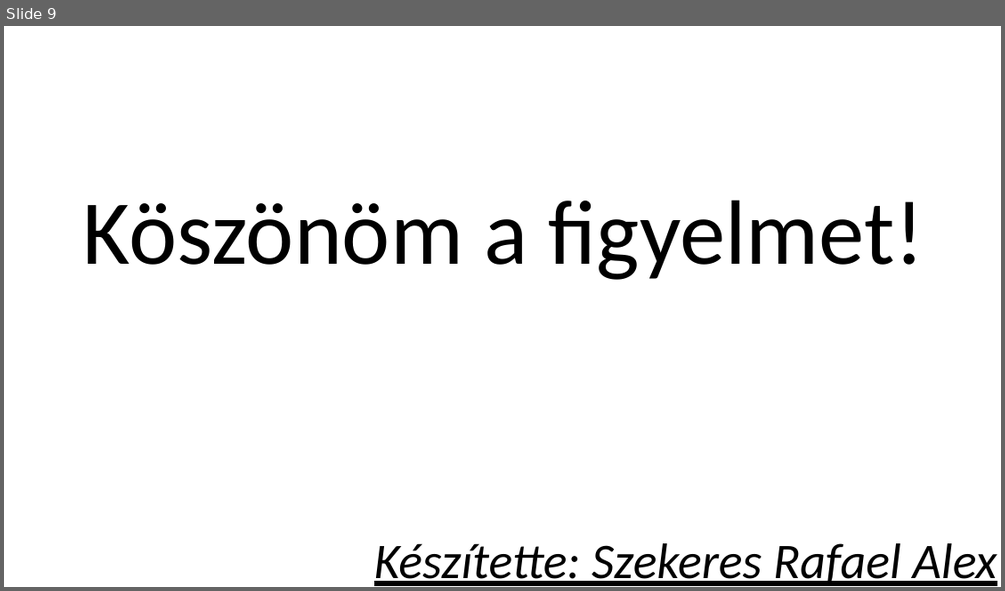
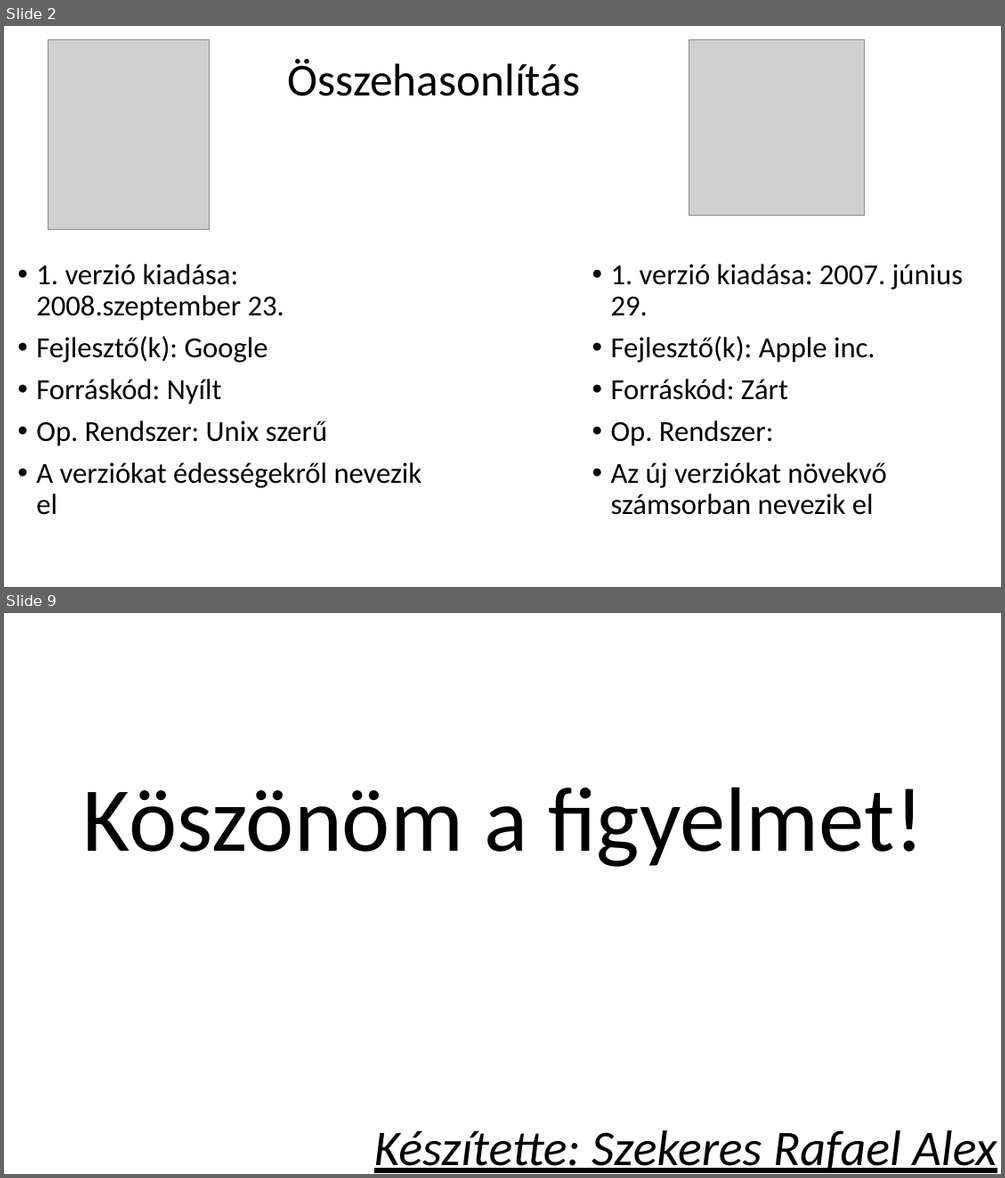
Before and after one commit to RafaelAlex123/ikt-szakmai-ppt, a slide deck: ikt powerpoint.pptx. Shown one above the other, each under a label of ours: slide 9 before the commit, slides 2 and 9 after it; the slides between them are not shown. The pictures are 1005x591 and 1005x1178 pixels, drawn with LibreOffice and Linux fonts; fonts in the diff are those of the drawing; grey boxes stand for pictures. Boxes give left, top, right and bottom in pixels: in the first picture for what was removed or moved away, otherwise in the second. Text is boxed around its words. In the diff, an @@ line names an element or a change of style, - is before the commit and + after.

```diff
--- a/ikt powerpoint.pptx
+++ b/ikt powerpoint.pptx
@@ slide 2 added at [4,26,1001,587], background #FFFFFF @@
@@ picture added at [48,39,210,229] @@
@@ picture added at [689,39,864,215] @@
@@ title added at [287,59,580,96], 44 pt, text #000000 @@
+Összehasonlítás
@@ text added at [36,264,422,515], 28 pt, text #000000 @@
+• 1. verzió kiadása: 2008.szeptember 23.
+• Fejlesztő(k): Google
+• Forráskód: Nyílt
+• Op. Rendszer: Unix szerű
+• A verziókat édességekről nevezik el
@@ text added at [611,264,963,515], 28 pt, text #000000 @@
+• 1. verzió kiadása: 2007. június 29.
+• Fejlesztő(k): Apple inc.
+• Forráskód: Zárt
+• Op. Rendszer:
+• Az új verziókat növekvő számsorban nevezik el
```
Also in this commit, not shown: 1 slide changed, 5 other slides added, 6 slides removed.
